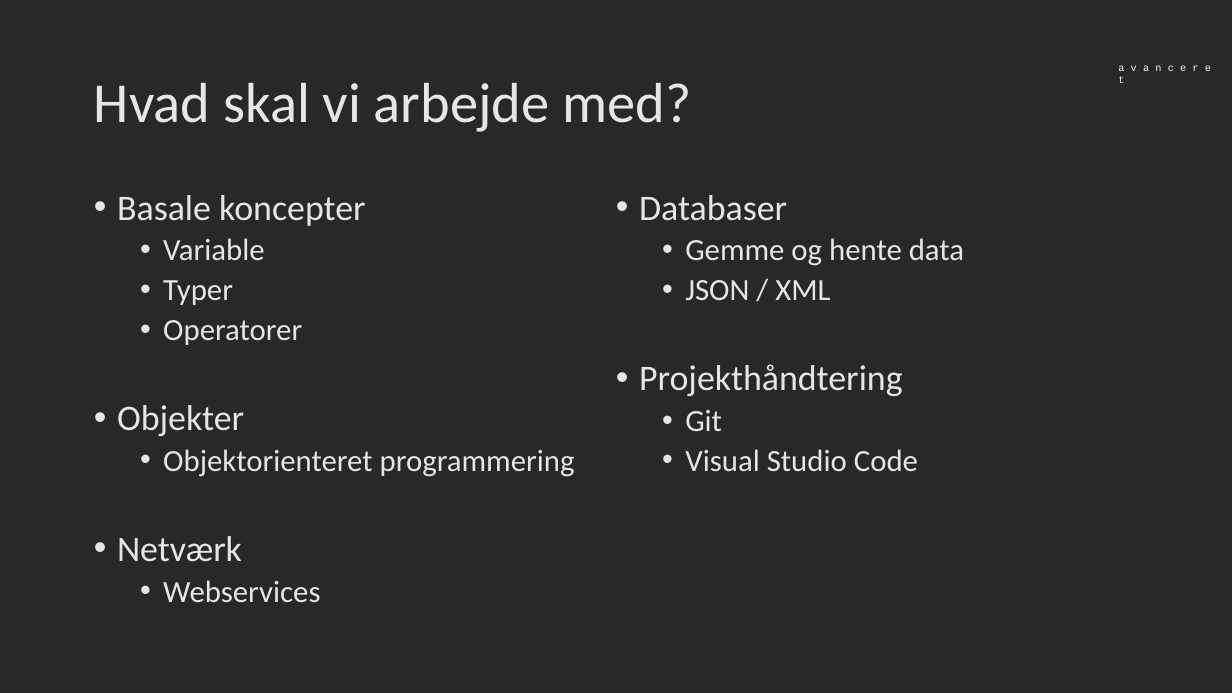
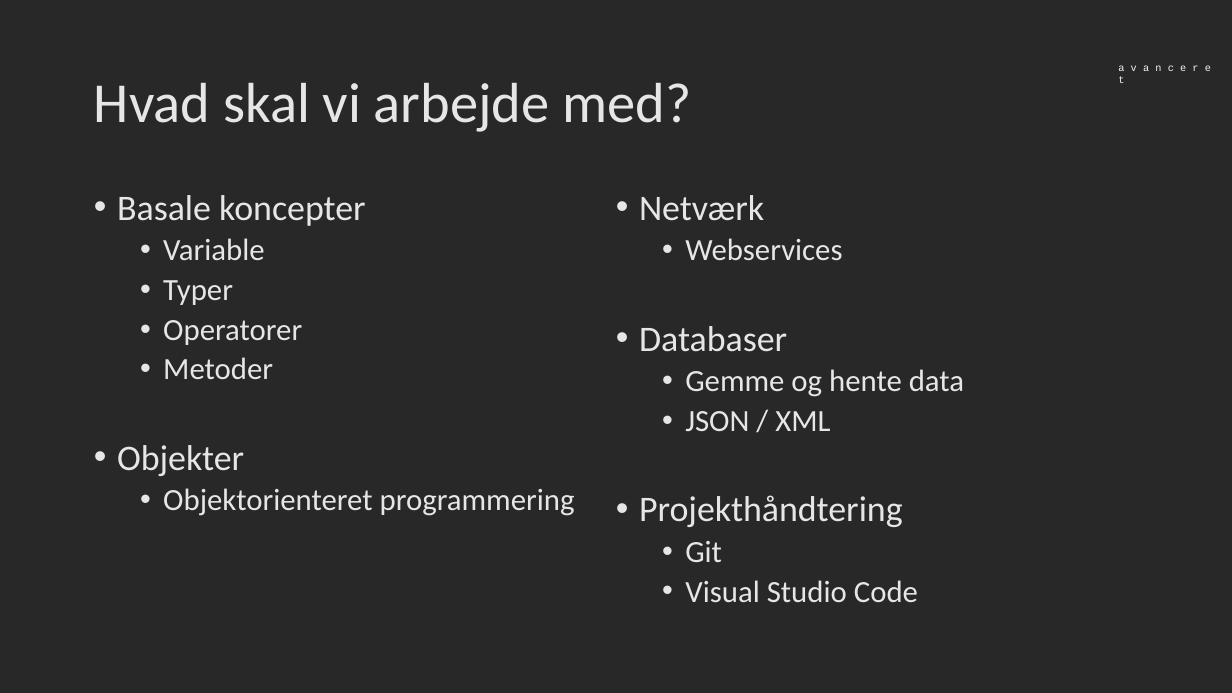
Before and after one commit to VistiBrandtSorensen/cp-jan2017, a slide deck: slide 4 of doc/1 - 31. januar/CodingPirates.pptx. Drawn at 1232x693 pixels with LibreOffice and Linux fonts; fonts in the diff are those of the drawing; background and template pictures are left out. Boxes give left, top, right and bottom in pixels: in the first picture for what was removed or moved away, otherwise in the second. Text is boxed around its words. In the diff, an @@ line names an element or a change of style, - is before the commit and + after.

```diff
--- a/doc/1 - 31. januar/CodingPirates.pptx
+++ b/doc/1 - 31. januar/CodingPirates.pptx
@@ text at [163, 357, 273, 379]: paragraph added @@
+  • Metoder
```
Also in this commit, not shown: 1 other file.
